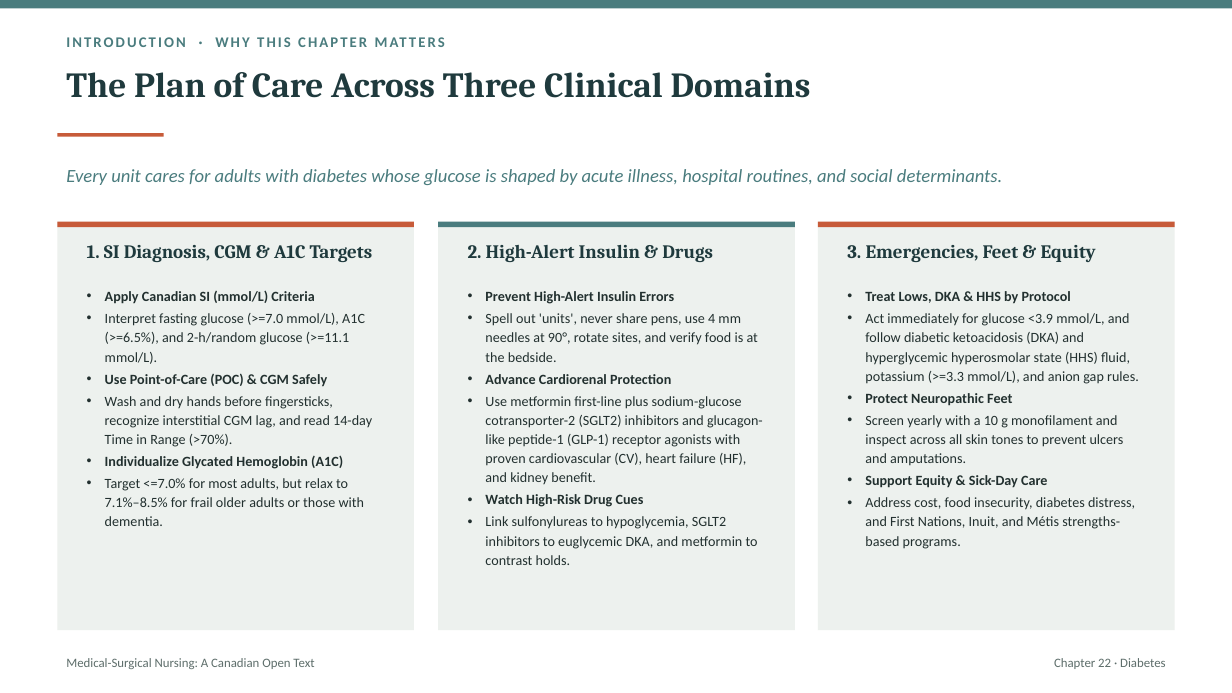
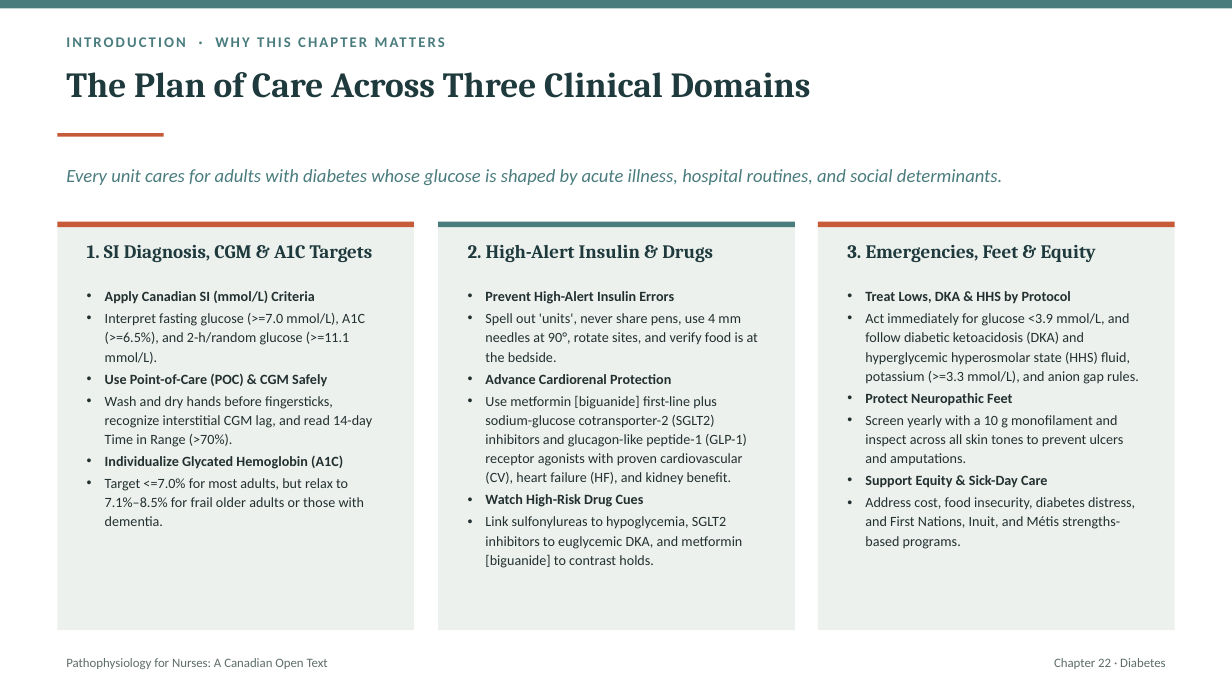
Before and after one commit to andrewleenl/opensourcenursing, a slide deck: slide 2 of Ch22_Diabetes_Lecture_Presentation.pptx. Drawn at 1232x693 pixels with LibreOffice and Linux fonts; fonts in the diff are those of the drawing. Boxes give left, top, right and bottom in pixels: in the first picture for what was removed or moved away, otherwise in the second. Text is boxed around its words. In the diff, an @@ line names an element or a change of style, - is before the commit and + after.

```diff
--- a/Ch22_Diabetes_Lecture_Presentation.pptx
+++ b/Ch22_Diabetes_Lecture_Presentation.pptx
@@ text at (485,395,747,484): text changed @@
-• Use metformin first-line plus sodium-glucose cotransporter-2 (SGLT2) inhibitors and glucagon-like peptide-1 (GLP-1) receptor agonists with proven cardiovascular (CV), heart failure (HF), and kidney benefit.
+• Use metformin [biguanide] first-line plus sodium-glucose cotransporter-2 (SGLT2) inhibitors and glucagon-like peptide-1 (GLP-1) receptor agonists with proven cardiovascular (CV), heart failure (HF), and kidney benefit.
@@ text at (485,516,742,568): text changed @@
-• Link sulfonylureas to hypoglycemia, SGLT2 inhibitors to euglycemic DKA, and metformin to contrast holds.
+• Link sulfonylureas to hypoglycemia, SGLT2 inhibitors to euglycemic DKA, and metformin [biguanide] to contrast holds.
@@ text at (66,658,328,669): text changed @@
-Medical-Surgical Nursing: A Canadian Open Text
+Pathophysiology for Nurses: A Canadian Open Text
```
Also in this commit, not shown: 21 other slides changed, 1 slide added, 1 other file.
